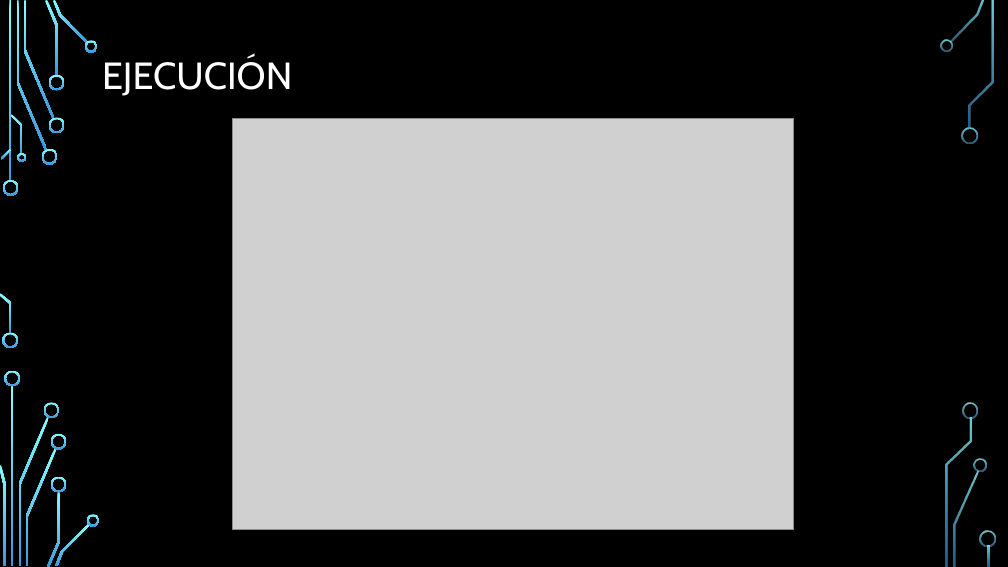
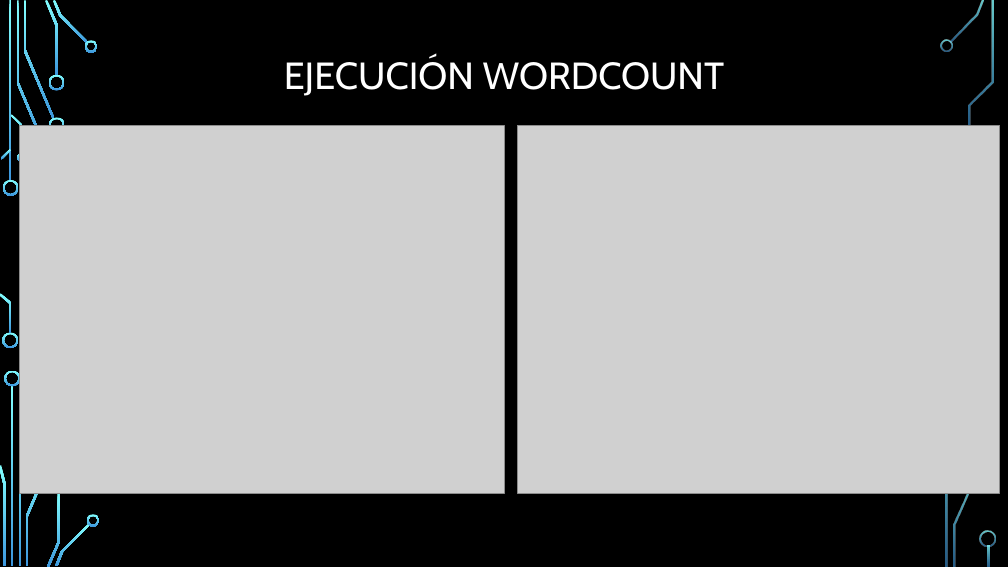
Before and after one commit to Salgado93/Hadoop_WordCount, a slide deck: slide 7 of Presentacion.pptx (slide 5 before the commit). Drawn at 1008x567 pixels with LibreOffice and Linux fonts; fonts in the diff are those of the drawing; grey boxes stand for pictures; background and template pictures are left out. Boxes give left, top, right and bottom in pixels: in the first picture for what was removed or moved away, otherwise in the second. Text is boxed around its words. In the diff, an @@ line names an element or a change of style, - is before the commit and + after.

```diff
--- a/Presentacion.pptx
+++ b/Presentacion.pptx
@@ title at (284,57,725,96): text changed @@
-EJECUCIÓN
+EJECUCIÓN WORDCOUNT
@@ picture removed at (232,119,794,529) @@
@@ picture added at (20,126,504,493) @@
@@ picture added at (518,126,1000,493) @@
@@ group removed at (42,127,987,472): 6 freeform shapes @@
```
Also in this commit, not shown: 5 other slides changed, 5 slides added.
